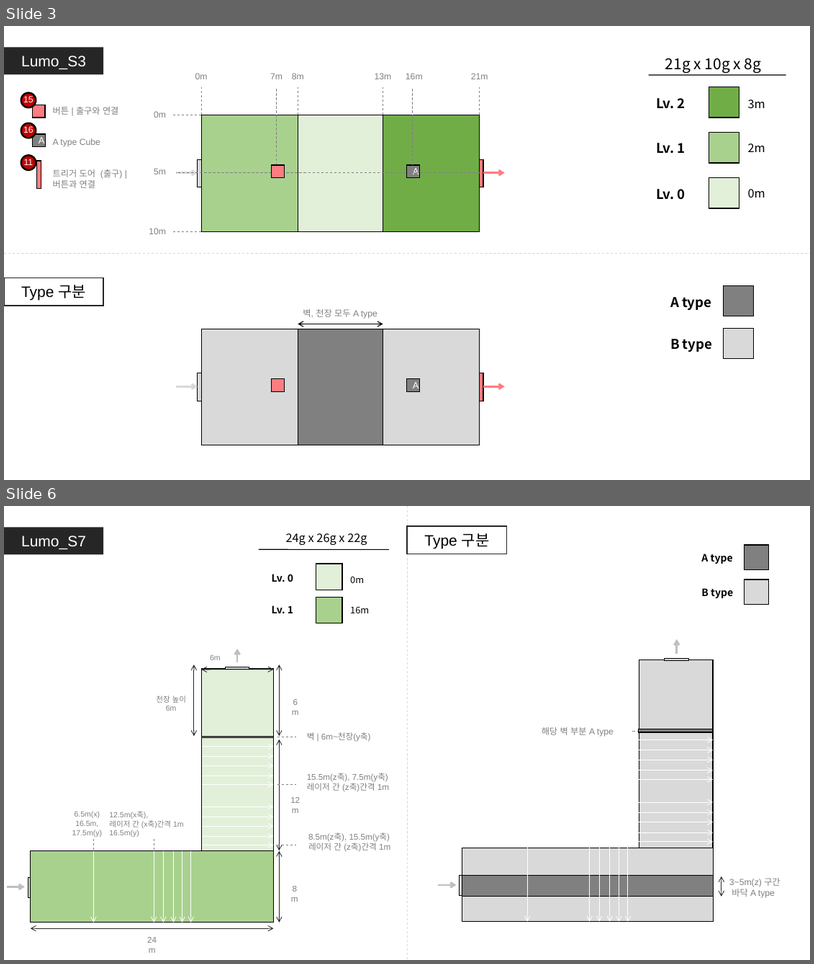
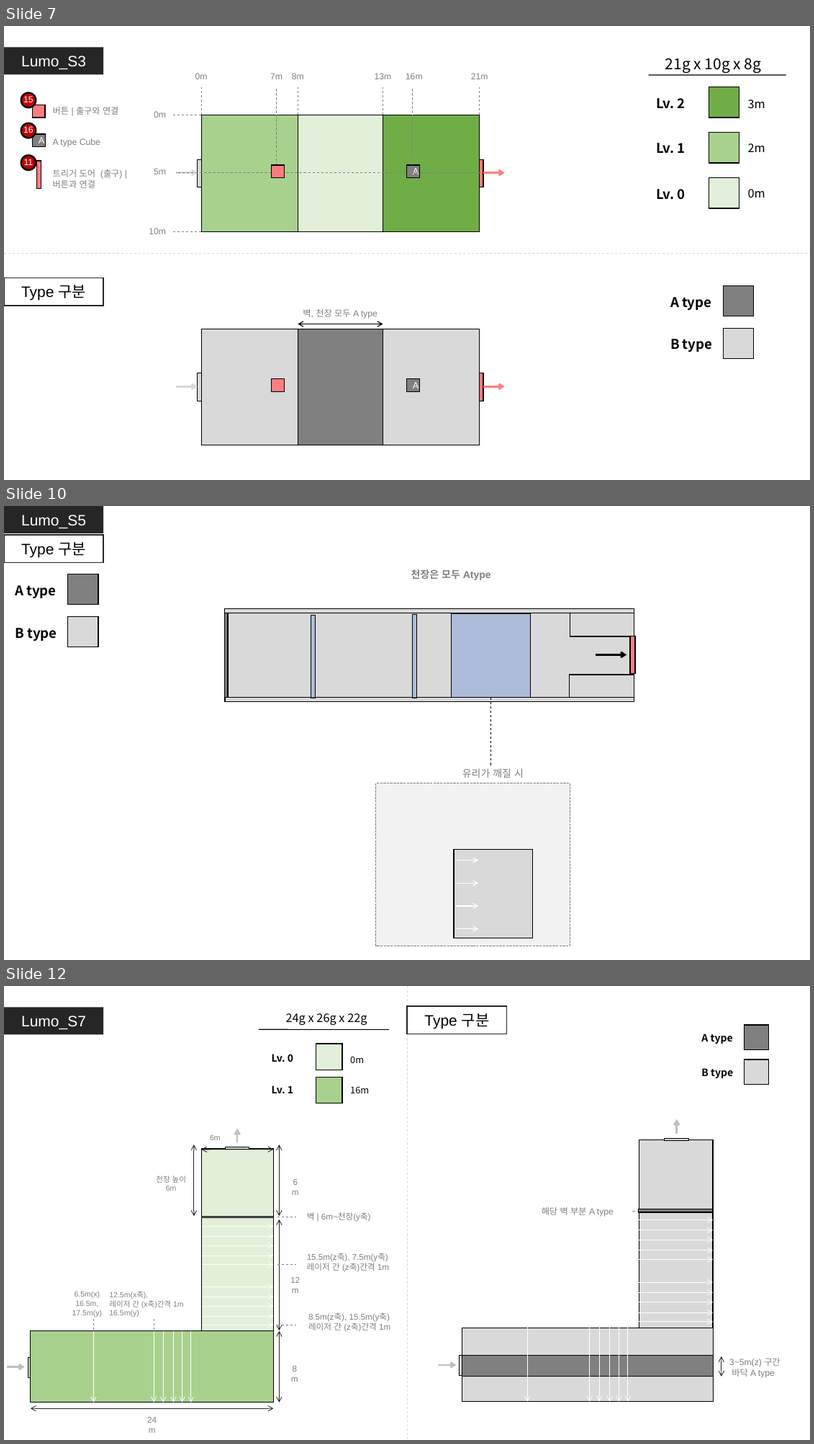
Before and after one commit to GGMGangsterHamster/GangsterHamster, a slide deck: Documents/LevelDesign/LumoStage/Lumo_Stage.pptx. Shown one above the other, each under a label of ours: slides 3 and 6 before the commit, slides 7, 10 and 12 after it; the slides between them are not shown. The pictures are 814x964 and 814x1444 pixels, drawn with LibreOffice and Linux fonts; fonts in the diff are those of the drawing. Boxes give left, top, right and bottom in pixels: in the first picture for what was removed or moved away, otherwise in the second. Text is boxed around its words. In the diff, an @@ line names an element or a change of style, - is before the commit and + after.

```diff
--- a/Documents/LevelDesign/LumoStage/Lumo_Stage.pptx
+++ b/Documents/LevelDesign/LumoStage/Lumo_Stage.pptx
@@ slide 10 added at (x1=4, y1=506, x2=810, y2=960), background #FFFFFF @@
@@ rectangle added at (x1=4, y1=506, x2=103, y2=534), fill #262626, 18 pt, text #FFFFFF @@
+Lumo_S5
@@ rectangle added at (x1=4, y1=535, x2=103, y2=563), fill #FFFFFF, outline #262626 1.5 pt, 18 pt, text #000000 @@
+Type 구분
@@ text added at (x1=412, y1=569, x2=491, y2=580), 12 pt, text #808080, bold @@
+천장은 모두 Atype
@@ rectangle added at (x1=225, y1=609, x2=229, y2=701), fill #7F7F7F, outline #000000 1 pt @@
@@ rectangle added at (x1=225, y1=609, x2=635, y2=613), fill #D9D9D9, outline #000000 1 pt @@
@@ rectangle added at (x1=228, y1=613, x2=452, y2=701), fill #D9D9D9, outline #000000 1 pt @@
@@ rectangle added at (x1=452, y1=613, x2=633, y2=701), fill #D9D9D9, outline #000000 1 pt @@
@@ rectangle added at (x1=570, y1=613, x2=634, y2=636), fill #D9D9D9, outline #000000 1 pt @@
@@ group added at (x1=15, y1=574, x2=98, y2=647): 2 rectangles, 2 texts @@
+A type
+B type
@@ rectangle added at (x1=311, y1=615, x2=316, y2=698), fill #8FAADC at 60% opacity, outline #000000 1 pt @@
@@ rectangle added at (x1=413, y1=614, x2=417, y2=698), fill #8FAADC at 60% opacity, outline #000000 1 pt @@
@@ rectangle added at (x1=452, y1=614, x2=531, y2=698), fill #8FAADC at 60% opacity, outline #000000 1 pt @@
@@ arrow added from (596, 655) to (627, 655), #000000 2.25 pt @@
@@ rectangle added at (x1=630, y1=636, x2=635, y2=674), fill #FF7C80, outline #000000 1 pt @@
@@ rectangle added at (x1=570, y1=674, x2=634, y2=701), fill #D9D9D9, outline #000000 1 pt @@
@@ rectangle added at (x1=225, y1=698, x2=634, y2=701), fill #D9D9D9, outline #000000 1 pt @@
@@ line added from (491, 765) to (491, 698), #000000 0.75 pt dashed @@
@@ rectangle added at (x1=376, y1=783, x2=570, y2=945), fill #F2F2F2, outline #808080 1 pt dashed @@
@@ text added at (x1=463, y1=768, x2=524, y2=777), 12 pt, text #808080 @@
+유리가 깨질 시
@@ rectangle added at (x1=454, y1=849, x2=533, y2=938), fill #D9D9D9, outline #000000 1 pt @@
@@ group added at (x1=456, y1=860, x2=479, y2=928): 4 arrows @@
@@ what was slide 3 is now slide 7 @@
@@ what was slide 6 is now slide 12 @@
```
Also in this commit, not shown: 3 slides changed, 9 other slides added, 2 other files.
